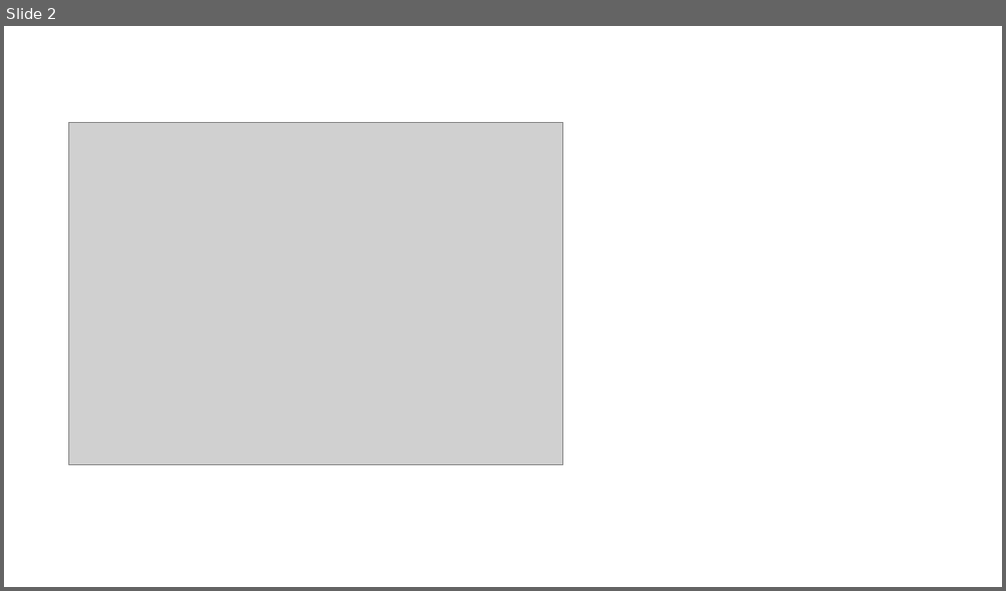
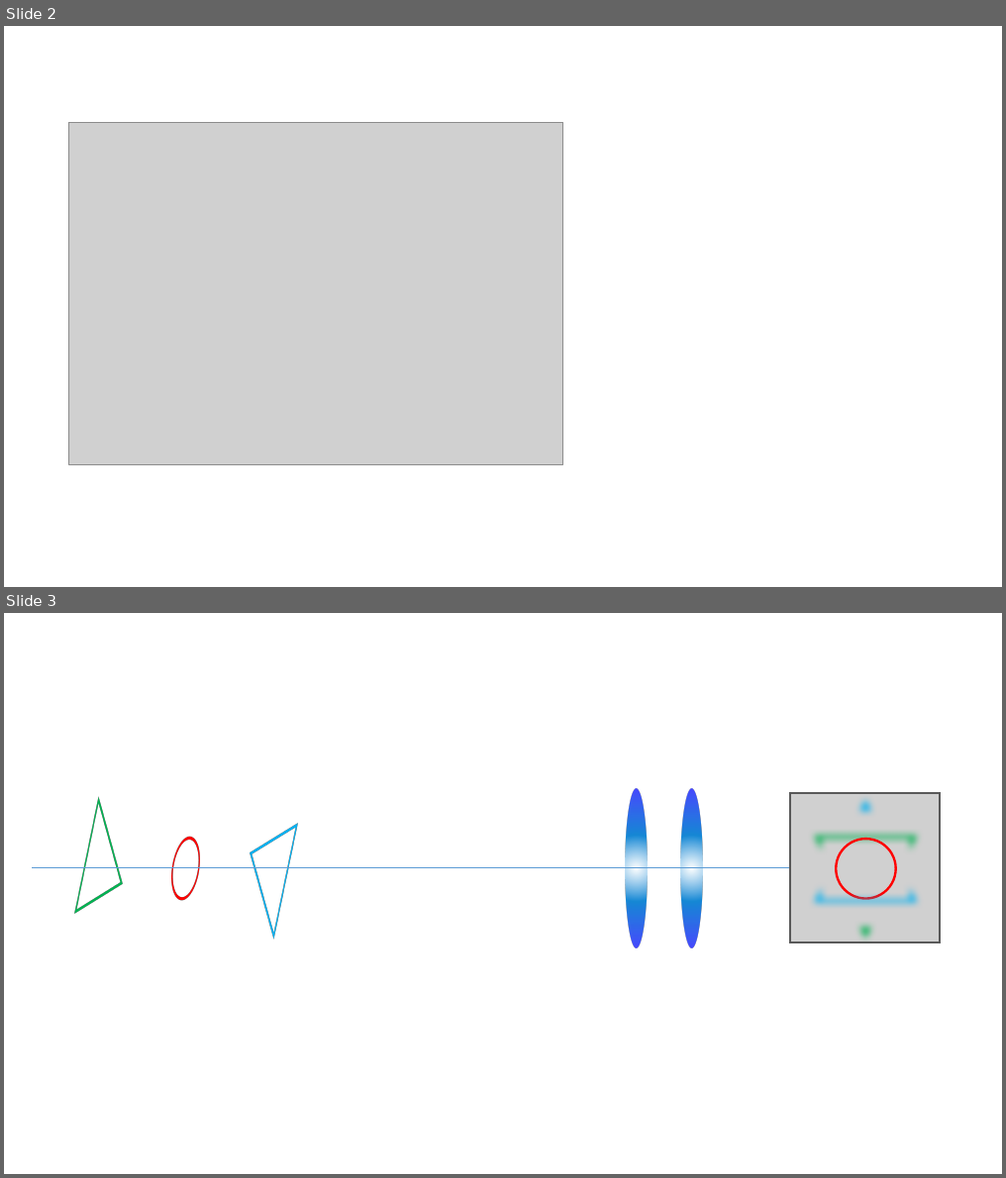
Before and after one commit to indranilsinharoy/phd-artifacts, a slide deck: defense/Rough_slides.pptx. Shown one above the other, each under a label of ours: slide 2 before the commit, slides 2 and 3 after it. The pictures are 1006x591 and 1006x1178 pixels, drawn with LibreOffice and Linux fonts; fonts in the diff are those of the drawing; grey boxes stand for pictures. Boxes give left, top, right and bottom in pixels: in the first picture for what was removed or moved away, otherwise in the second. Text is boxed around its words. In the diff, an @@ line names an element or a change of style, - is before the commit and + after.

```diff
--- a/defense/Rough_slides.pptx
+++ b/defense/Rough_slides.pptx
@@ slide 3 added at [4, 613, 1002, 1174], background #FFFFFF @@
@@ ellipse added at [626, 789, 648, 949], fill gradient #FFFFFF to #007DD1 to #3B3BFF @@
@@ ellipse added at [681, 789, 703, 949], fill gradient #FFFFFF to #007DD1 to #3B3BFF @@
@@ triangle added at [48, 798, 150, 900], outline #00B050 3 pt @@
@@ group added at [790, 792, 940, 943]: 2 triangles, 1 picture, 1 ellipse @@
@@ ellipse added at [155, 839, 215, 898], outline #FF0000 3 pt @@
@@ triangle added at [223, 837, 325, 939], outline #00B0F0 3 pt @@
@@ line added from (858, 868) to (32, 868), #5B9BD5 0.5 pt @@
```
Also in this commit, not shown: 3 other files.
